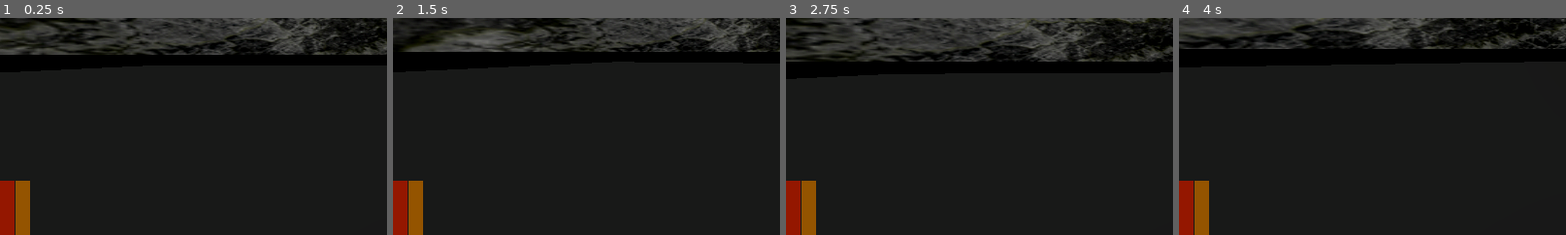
Above: before the commit, frames 1-4 (left to right).
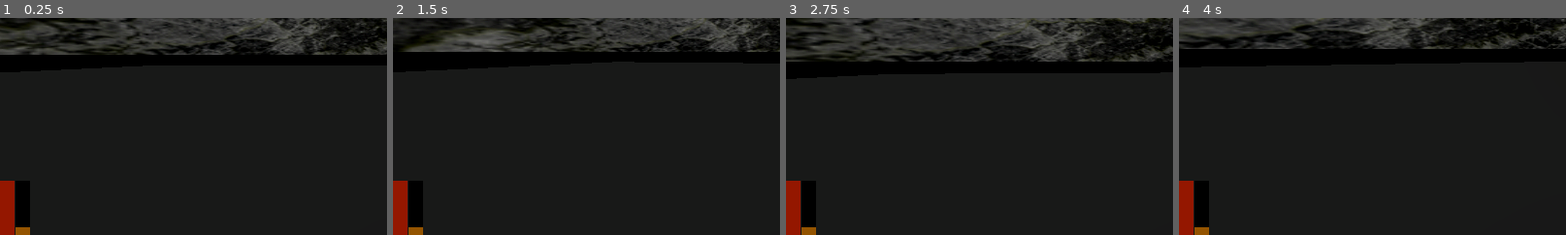
Above: after the commit, the same moments.

Repository: sharwenn-dev/debasement-game
Game: Godot game, scene res://test_world.tscn
The game is run twice, just before and just after one commit, with the same random seed, the same clock (stepped at 60 frames per second) and the same inputs. The project has no main scene, so this scene is started directly.
Inputs (mouse positions are % of the whole screen's width and height, from its top left):
- Up to frame 1 (0.25 s): no input
- Up to frame 2 (1.5 s): tap Enter (ui_accept) at 0.5, 0.77 s; move the mouse to (55, 50) at 0.52 s; hold Up (ui_up) from 0.53 s (still down); move the mouse to (45, 50) at 1.27 s
- Up to frame 3 (2.75 s): keep holding Up (ui_up); tap Enter (ui_accept) at 1.52 s; move the mouse to (52, 48) at 2.02 s
- Up to frame 4 (4 s): keep holding Up (ui_up); tap Enter (ui_accept) at 2.75, 3.02, 3.77 s; move the mouse to (49, 52) at 2.77 s; move the mouse to (57, 51) at 3.52 s
The pictures show only the part of the screen within x 0-50%, y 42-92%; the shares and areas given below are measured in that part.

The runs differ from the first frame. In frame 1, 0.8% of the frame differs, in the area x 4-8%, y 75-97%; in frame 2, 0.8%; in frame 3, 0.8%; in frame 4, 0.8%.

Commit message:
test commit

Diff:
--- a/debase_player.tscn
+++ b/debase_player.tscn
@@ -33,7 +33,7 @@
 	\"max_health\": 50,
 	\"health\": 50,
 	\"max_hunger\": 100,
-	\"hunger\": 100,
+	\"hunger\": 50,
 	\"left\": null,
 	\"right\": null,
 	\"value_progs\": {
